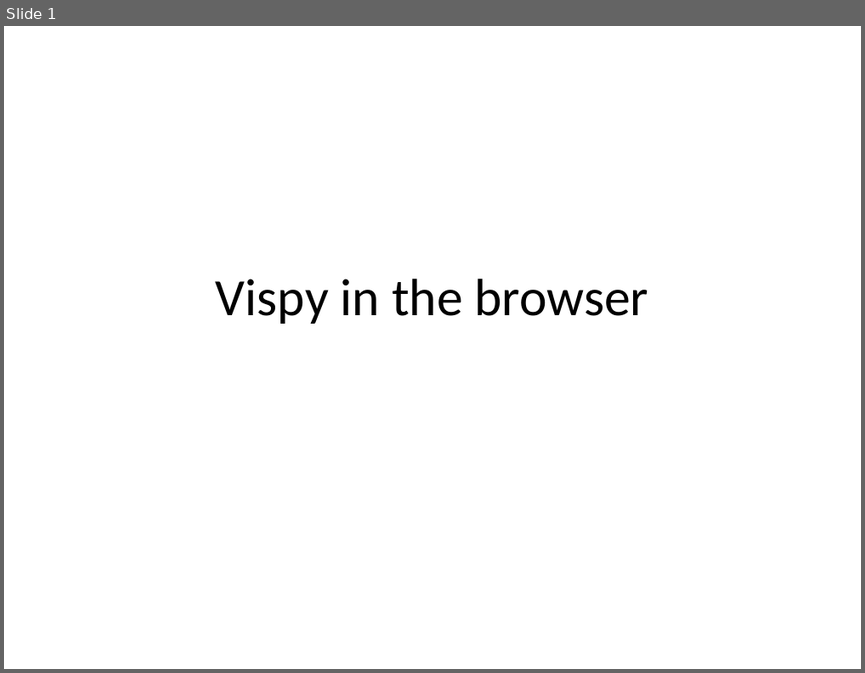
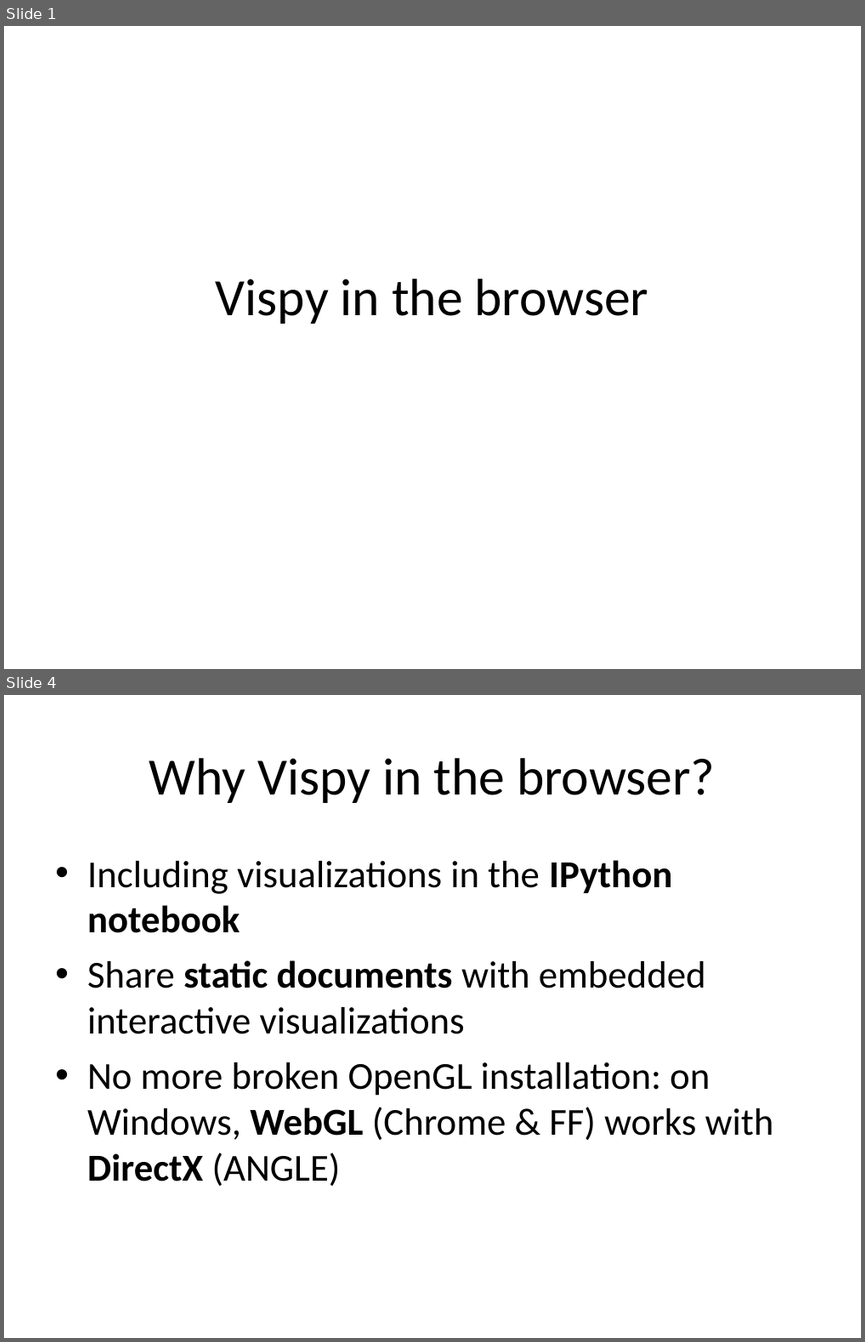
Before and after one commit to vispy/codecamp-esrf-2014, a slide deck: cr/4-webgl/webgl.ppt. Shown one above the other, each under a label of ours: slide 1 before the commit, slides 1 and 4 after it; the slides between them are not shown. The pictures are 865x673 and 865x1342 pixels, drawn with LibreOffice and Linux fonts; fonts in the diff are those of the drawing. Boxes give left, top, right and bottom in pixels: in the first picture for what was removed or moved away, otherwise in the second. Text is boxed around its words. In the diff, an @@ line names an element or a change of style, - is before the commit and + after.

```diff
--- a/cr/4-webgl/webgl.ppt
+++ b/cr/4-webgl/webgl.ppt
@@ slide 4 added at (4,695,861,1338), background #FFFFFF @@
@@ title added at (149,758,715,803), 44 pt, text #000000 @@
+Why Vispy in the browser?
@@ text added at (87,860,774,1185), 32 pt, text #000000 @@
+• Including visualizations in the IPython notebook
+• Share static documents with embedded interactive visualizations
+• No more broken OpenGL installation: on Windows, WebGL (Chrome & FF) works with DirectX (ANGLE)
```
Also in this commit, not shown: 30 other slides added.
